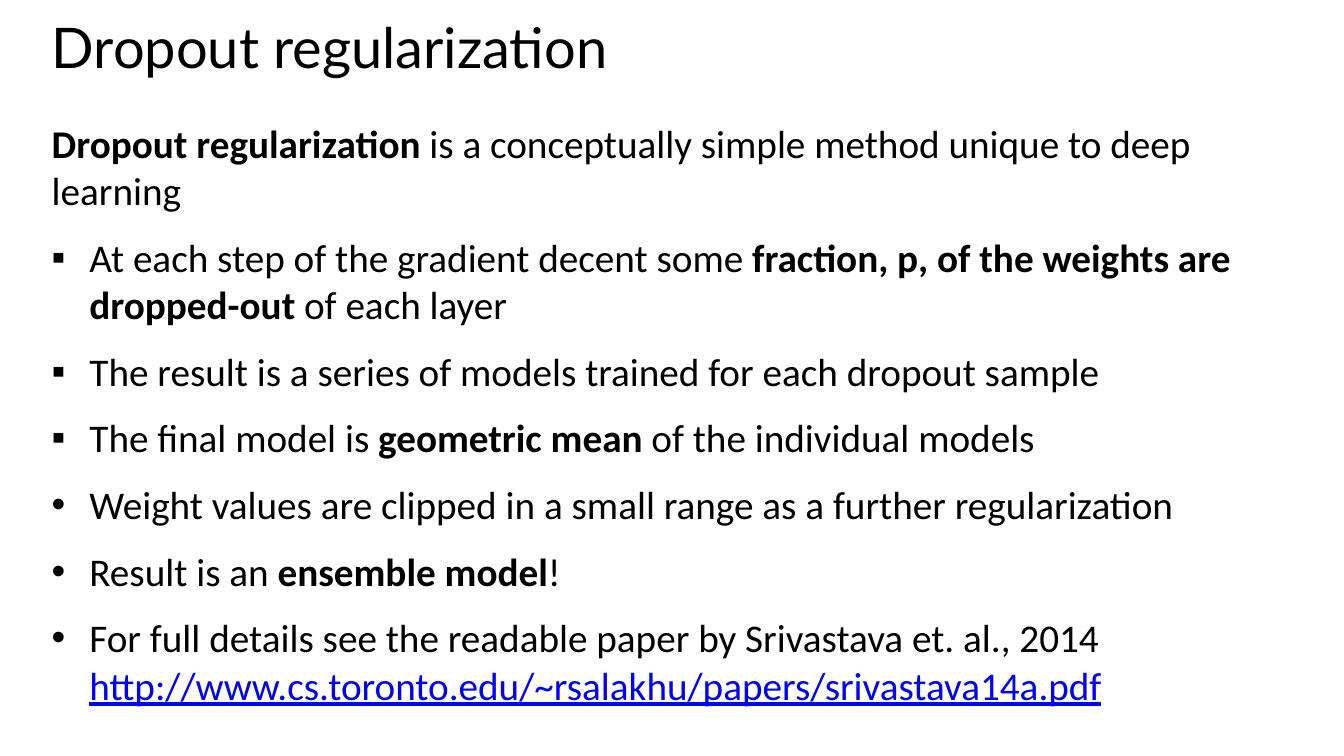
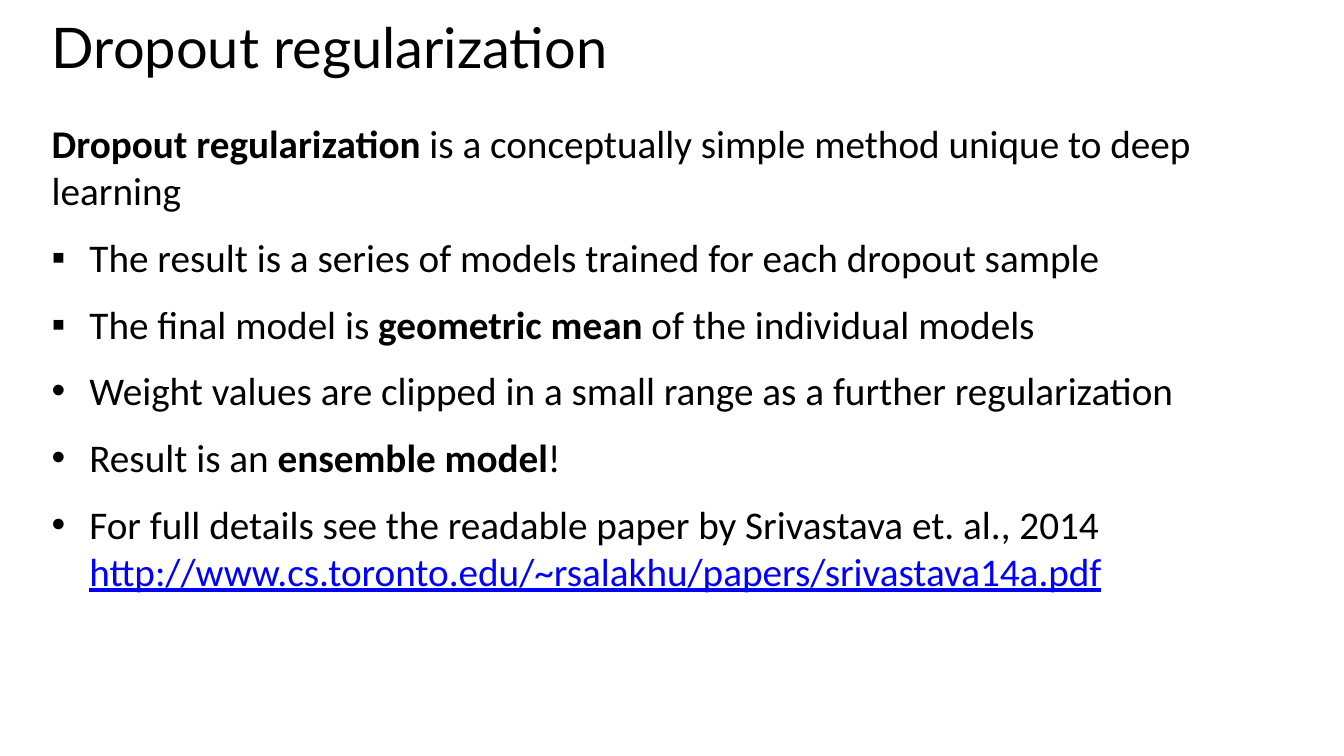
Before and after one commit to StephenElston/CSCI-E25, a slide deck: slide 50 of Slides/3_BuildingBlocksOfDeepLearning.pptx (slide 49 before the commit). Drawn at 1344x756 pixels with LibreOffice and Linux fonts; fonts in the diff are those of the drawing. Boxes give left, top, right and bottom in pixels: in the first picture for what was removed or moved away, otherwise in the second. Text is boxed around its words. In the diff, an @@ line names an element or a change of style, - is before the commit and + after.

Commit message:
Reorganized slides, updated text, corrected errors

```diff
--- a/Slides/3_BuildingBlocksOfDeepLearning.pptx
+++ b/Slides/3_BuildingBlocksOfDeepLearning.pptx
@@ text at (89,244,1230,326): paragraph removed @@
-▪ At each step of the gradient decent some fraction, p, of the weights are dropped-out of each layer
```
Also in this commit, not shown: 9 other slides changed, 1 slide added, 1 slide removed.
